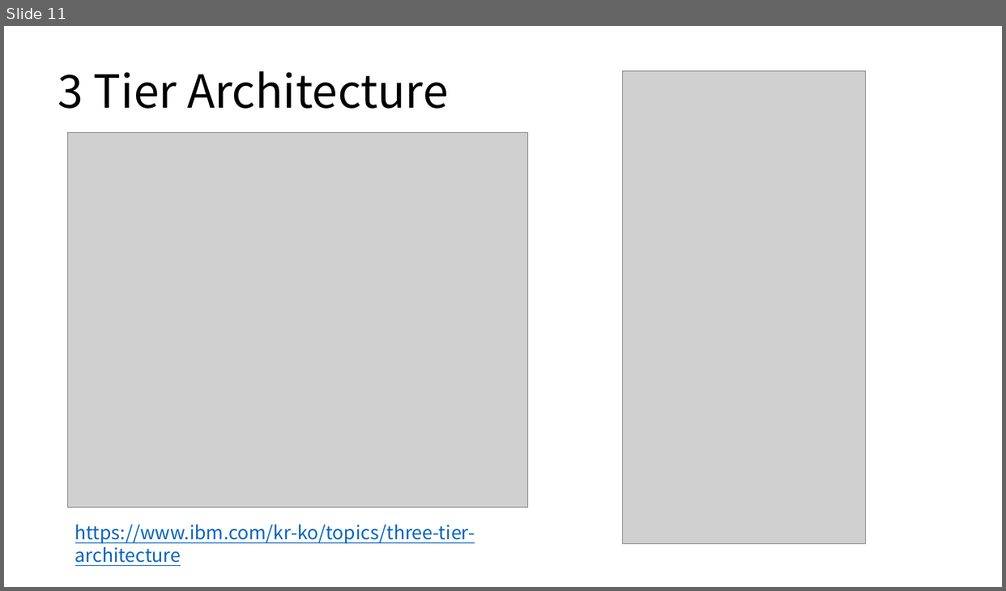
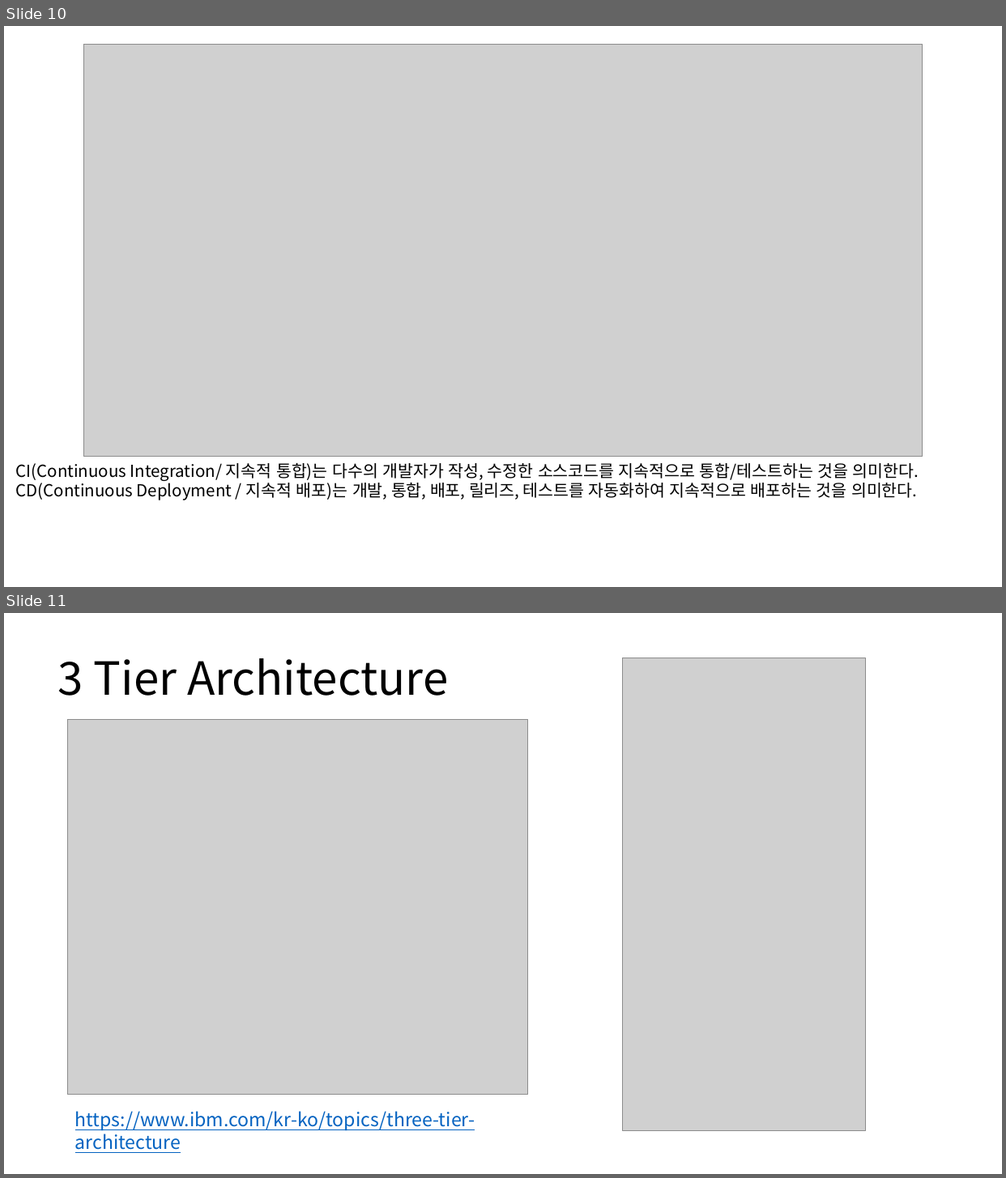
Before and after one commit to ohjaoh/2-2_VCpp, a slide deck: 23VCPP_기말요약_수정.pptx. Shown one above the other, each under a label of ours: slide 11 before the commit, slides 10 and 11 after it. The pictures are 1006x591 and 1006x1178 pixels, drawn with LibreOffice and Linux fonts; fonts in the diff are those of the drawing; grey boxes stand for pictures. Boxes give left, top, right and bottom in pixels: in the first picture for what was removed or moved away, otherwise in the second. Text is boxed around its words. In the diff, an @@ line names an element or a change of style, - is before the commit and + after.

Commit message:
[오자현] ppt, pdf 수정

```diff
--- a/23VCPP_기말요약_수정.pptx
+++ b/23VCPP_기말요약_수정.pptx
@@ slide 10 added at (4,26,1002,587), background #FFFFFF @@
@@ picture added at (84,44,923,457) @@
@@ text added at (16,463,918,501), 16 pt, text #000000 @@
+CI(Continuous Integration/ 지속적 통합)는 다수의 개발자가 작성, 수정한 소스코드를 지속적으로 통합/테스트하는 것을 의미한다.
+CD(Continuous Deployment / 지속적 배포)는 개발, 통합, 배포, 릴리즈, 테스트를 자동화하여 지속적으로 배포하는 것을 의미한다.
```
Also in this commit, not shown: 1 slide removed, 1 other file.
